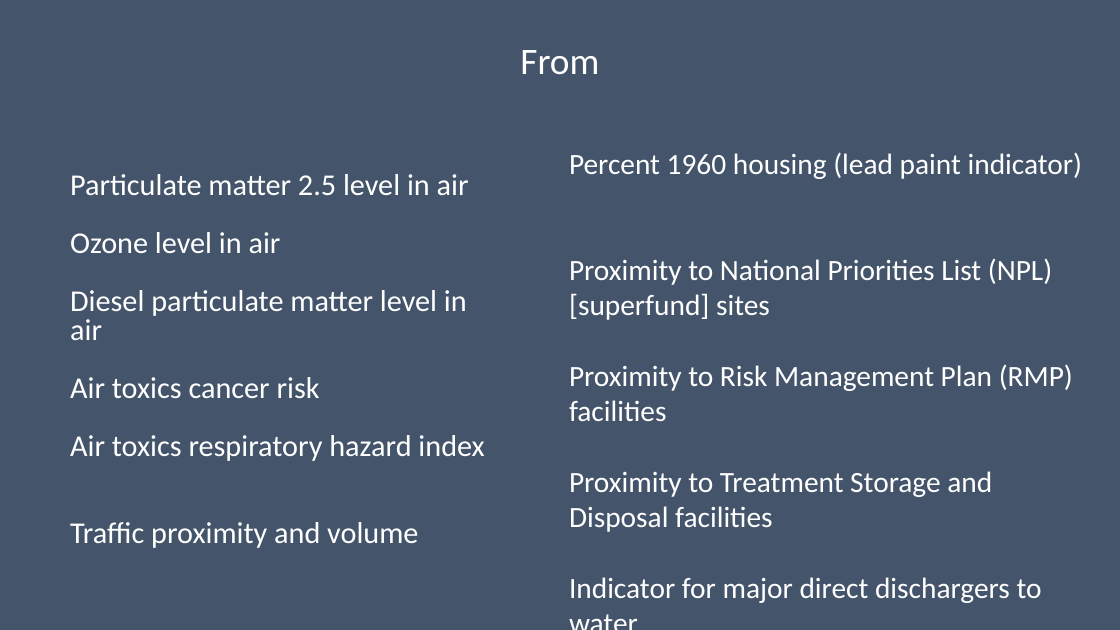
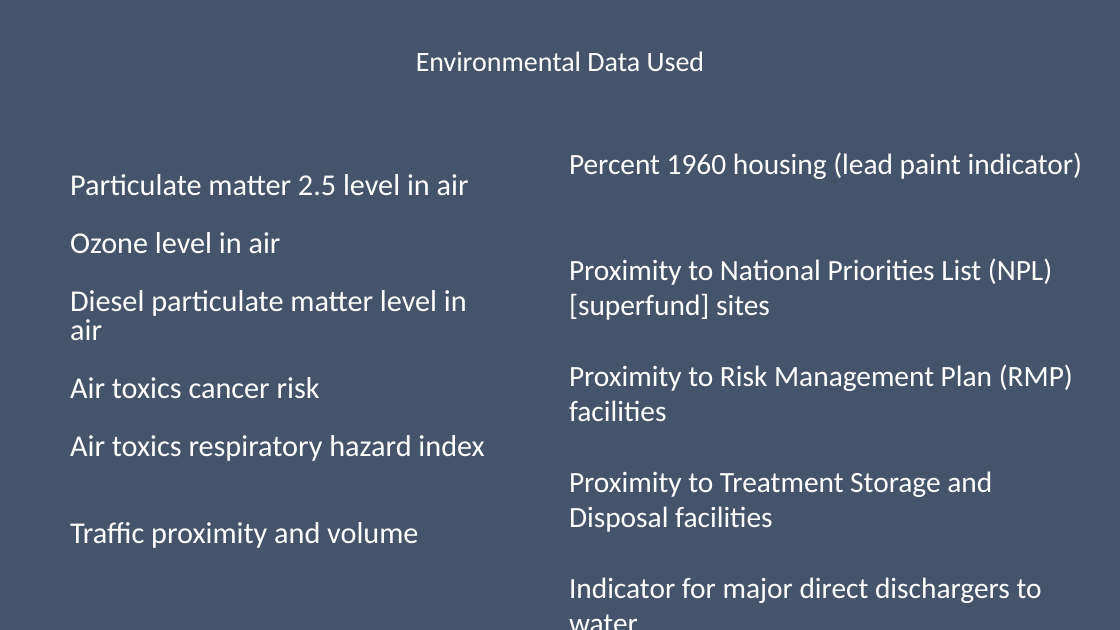
Before and after one commit to keb101/Image-Classification-Indian-Clothing, a slide deck: slide 3 of Capstone_Two/reports/Capstone_Two_Slides.pptx. Drawn at 1120x630 pixels with LibreOffice and Linux fonts; fonts in the diff are those of the drawing. Boxes give left, top, right and bottom in pixels: in the first picture for what was removed or moved away, otherwise in the second. Text is boxed around its words. In the diff, an @@ line names an element or a change of style, - is before the commit and + after.

```diff
--- a/Capstone_Two/reports/Capstone_Two_Slides.pptx
+++ b/Capstone_Two/reports/Capstone_Two_Slides.pptx
@@ title at bbox=[416, 51, 705, 71]: text changed; size 32 to 24 pt @@
-From
+Environmental Data Used
```
Also in this commit, not shown: 4 other slides changed, 1 slide removed.
